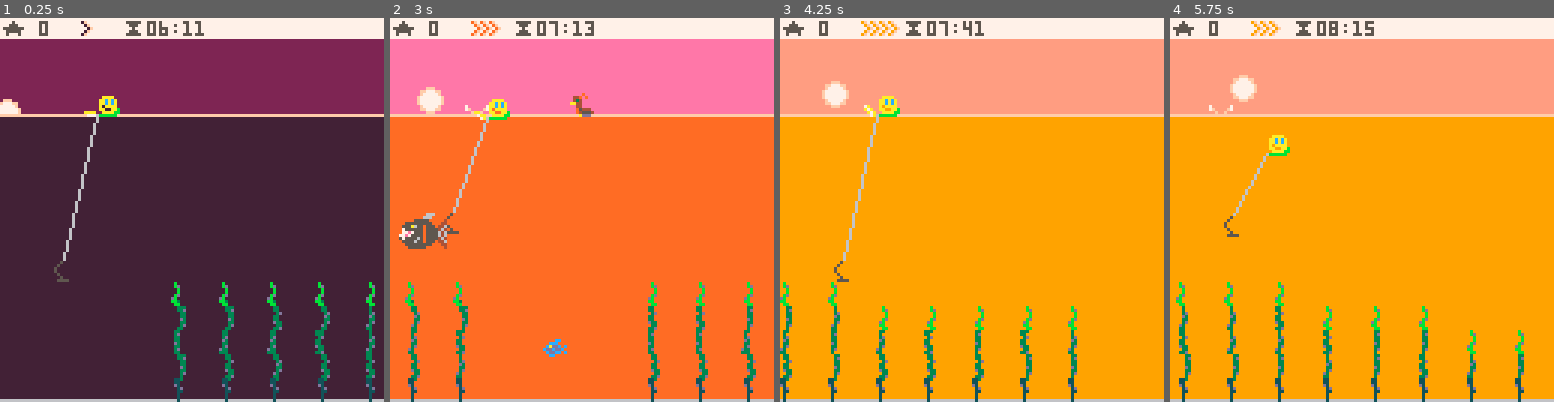
Above: before the commit, frames 1-4 (left to right).
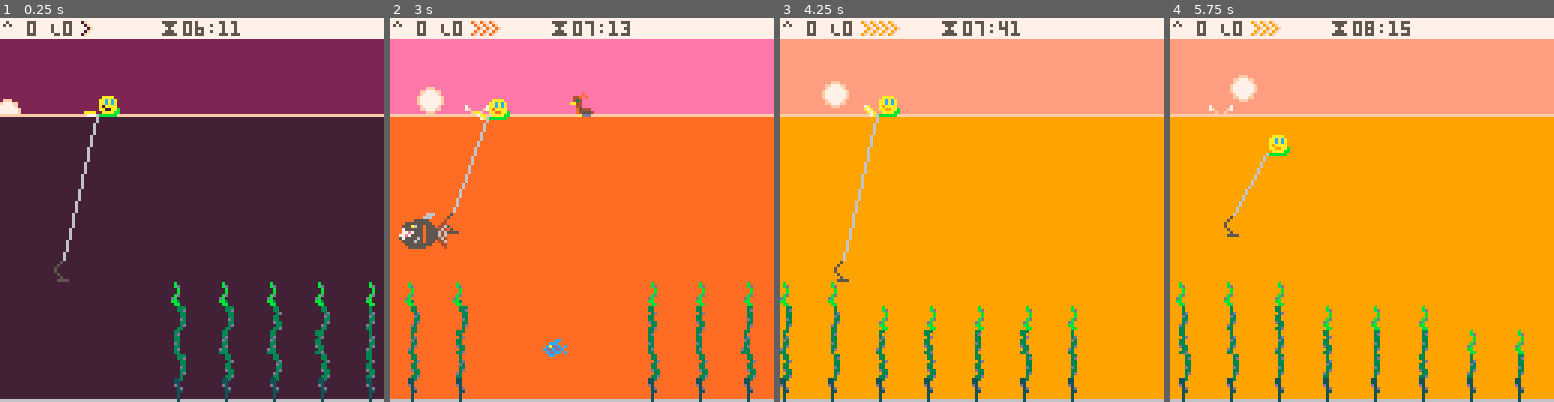
Above: after the commit, the same moments.

Repository: broquaint/pico8-carts
Game: PICO-8 cartridge eggjam18.p8
The game is run twice, just before and just after one commit, with the same random seed, the same clock (stepped at 60 frames per second) and the same inputs.
Inputs:
- Up to frame 1 (0.25 s): no input
- Up to frame 2 (3 s): tap X (X key) at 0.33, 1.07, 1.85, 2.97 s; tap O (Z key) at 0.7, 1.7, 2.1, 2.5, 2.9 s; hold Right 1.6-2.1 s; hold Up 2.15-2.42 s; hold Right from 2.47 s (still down)
- Up to frame 3 (4.25 s): release Right at 3.03 s; hold Left 3.08-3.58 s; tap O (Z key) at 3.3, 3.7, 4.1 s; hold Down 3.63-3.97 s; hold Right from 4.02 s (still down); tap X (X key) at 4.08 s
- Up to frame 4 (5.75 s): tap O (Z key) every 0.4 s from 4.5 to 5.7 s; release Right at 4.68 s; hold Up 4.73-5.03 s; hold Left 5.08-5.68 s; tap X (X key) at 5.2 s; hold Down from 5.73 s (still down)

The runs differ from the first frame. In frame 1, 0.9% of the frame differs, in the area x 0-63%, y 0-5%; in frame 2, 0.8%; in frame 3, 0.8%; in frame 4, 0.9%.

Commit message:
Move to a different points system
Now with meaning! Although they still don't do anything yet.

Diff:
--- a/eggjam18.p8
+++ b/eggjam18.p8
@@ -120,7 +120,6 @@
          speed_y = 0,
          jumping = false,
          bounces = 0,
-         points = 0,
          tips = 0,
          trunks = 0,
          accelerating = false,
@@ -245,30 +244,31 @@
    end
 end
 
+local GATHER_COLOUR = {[KELP_PICKED] = lime, [KELP_PRUNED] = moss, [KELP_ROUTED] = storm}
 function gather_kelp()
    local nx1 = net.x
    local nx2 = nx1+4
    local ny2 = net.y+7
    for kelp in all(lakebed) do
       if kelp.x >= nx1 and kelp.x <= nx2 then
-         local kelptop = 127 - (8*kelp.height)
-         if ny2 > kelptop then
-            local newh = max(0,(flr((127-ny2)/8)))
+         local kelp_top = 127 - (8*kelp.height)
+         if ny2 > kelp_top then
+            local newh  = max(0,(flr((127-ny2)/8)))
             local delta = kelp.height - newh
 
-            --sfx(kelp.height-1)
-            player.points += kelp.height - delta
             kelp.height = newh
-            if delta == 1 then
+            if delta == 1 and kelp.status == KELP__FRESH then
+               player.tips += 1
                kelp.status = KELP_PICKED
             elseif newh == 0 then
                kelp.status = KELP_ROUTED
             else
+               player.trunks += kelp.status != KELP_SPROUT and 1 or 0
                kelp.status = KELP_PRUNED
             end
-            local cm = {[KELP_PICKED] = lime, [KELP_PRUNED] = moss, [KELP_ROUTED] = storm}
+
             for i = 1,delta do
-               local p1 = make_obj({x=kelp.x+6,y=ny2,colour=cm[kelp.status]})
+               local p1 = make_obj({x=kelp.x+6,y=ny2,colour=GATHER_COLOUR[kelp.status]})
                animate_obj(p1, function(obj)
                               wait(10)
                               obj.x += rnd({1,2})
@@ -434,7 +434,7 @@
    local mins = flr(sun.minute % 60)
    local hour = flr(6 + (sun.minute/60))
    local time = (hour < 10 and '0'..hour or hour)..':'..(mins < 10 and '0'..mins or mins)
-   print(dumper('★ ', player.points, '      ⧗', time), cam.x+1, 1, slate)
+   print(dumper('^ ', player.tips, ' L', player.trunks, '       ⧗', time), cam.x+1, 1, slate)
 
    pal(storm, sea, 1)
 
